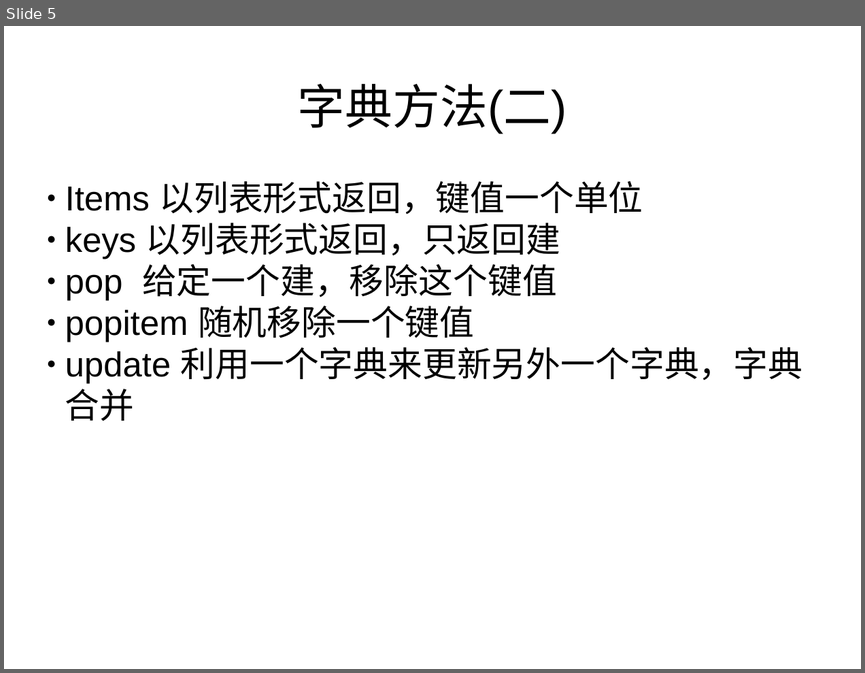
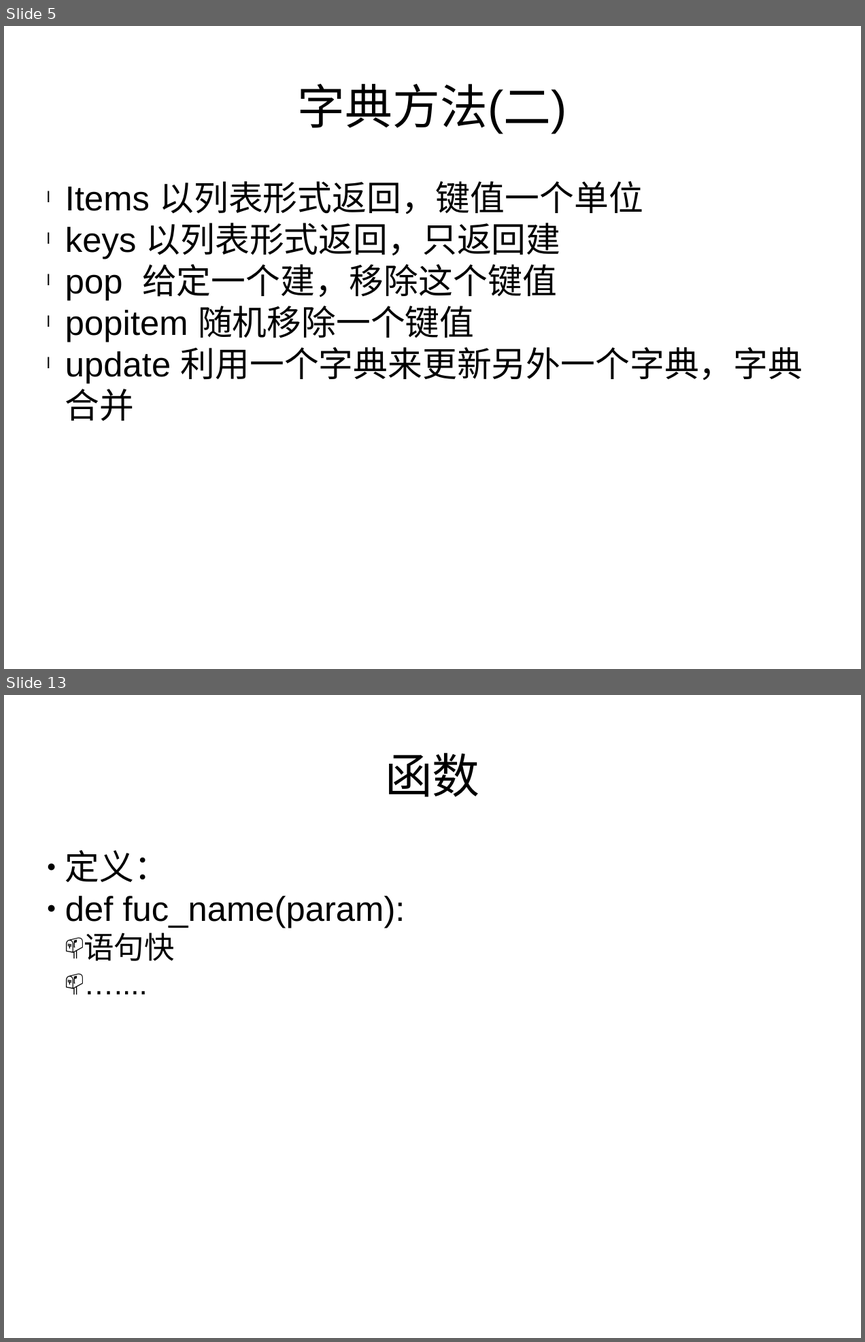
Before and after one commit to haolongzhangm/shell_my, a slide deck: unexeshell/tmp_use/python_l/1/p1.pptx. Shown one above the other, each under a label of ours: slide 5 before the commit, slides 5 and 13 after it; the slides between them are not shown. The pictures are 865x673 and 865x1342 pixels, drawn with LibreOffice and Linux fonts; fonts in the diff are those of the drawing. Boxes give left, top, right and bottom in pixels: in the first picture for what was removed or moved away, otherwise in the second. Text is boxed around its words. In the diff, an @@ line names an element or a change of style, - is before the commit and + after.

```diff
--- a/unexeshell/tmp_use/python_l/1/p1.pptx
+++ b/unexeshell/tmp_use/python_l/1/p1.pptx
@@ slide 13 added at bbox=[4, 695, 861, 1338], background #FFFFFF @@
@@ text added at bbox=[385, 753, 480, 797], 44 pt, text #000000 @@
+函数
@@ text added at bbox=[65, 850, 405, 961], 32 pt, text #000000 @@
+● 定义：
+● def fuc_name(param):
+  📫 语句快
+  📫 …....
@@ slide 5 changed as well @@
@@ text "Items 以列表形式返回，键值一个单位" at bbox=[65, 181, 803, 421]: bullet ● to l @@
```
Also in this commit, not shown: 4 other slides changed, 7 other slides added.
